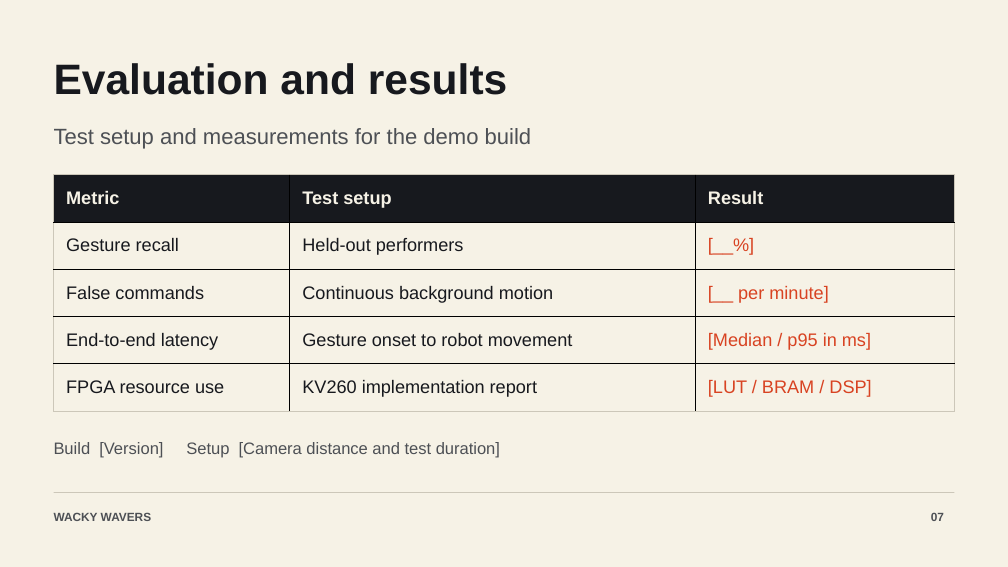
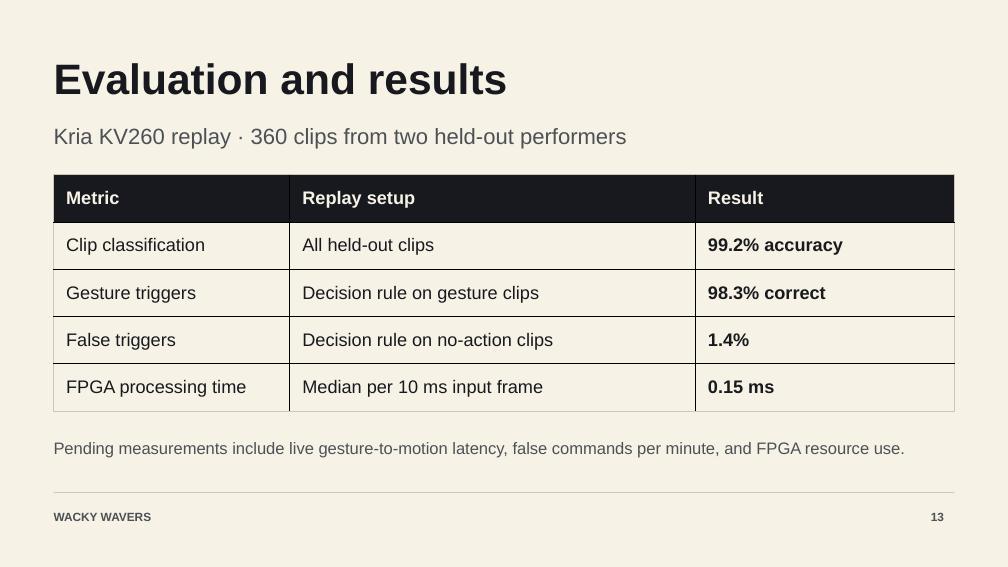
Before and after one commit to unbeschwert/go2-next-reflex, a slide deck: slide 13 of presentation/Wacky Wavers - Mantis Vision.pptx (slide 7 before the commit). Drawn at 1008x567 pixels with LibreOffice and Linux fonts; fonts in the diff are those of the drawing. Boxes give left, top, right and bottom in pixels: in the first picture for what was removed or moved away, otherwise in the second. Text is boxed around its words. In the diff, an @@ line names an element or a change of style, - is before the commit and + after.

```diff
--- a/presentation/Wacky Wavers - Mantis Vision.pptx
+++ b/presentation/Wacky Wavers - Mantis Vision.pptx
@@ text at (54,128,627,149): text changed @@
-Test setup and measurements for the demo build
+Kria KV260 replay · 360 clips from two held-out performers
@@ table at (54,175,954,411) @@
-row 1, column 2: Test setup
+row 1, column 2: Replay setup
-row 2: Gesture recall | Held-out performers | [__%]
+row 2: Clip classification | All held-out clips | 99.2% accuracy
-row 3: False commands | Continuous background motion | [__ per minute]
+row 3: Gesture triggers | Decision rule on gesture clips | 98.3% correct
-row 4: End-to-end latency | Gesture onset to robot movement | [Median / p95 in ms]
+row 4: False triggers | Decision rule on no-action clips | 1.4%
-row 5: FPGA resource use | KV260 implementation report | [LUT / BRAM / DSP]
+row 5: FPGA processing time | Median per 10 ms input frame | 0.15 ms
@@ text at (54,442,905,458): text changed @@
-Build [Version] Setup [Camera distance and test duration]
+Pending measurements include live gesture-to-motion latency, false commands per minute, and FPGA resource use.
@@ text at (931,513,944,521): text changed @@
-07
+13
```
Also in this commit, not shown: 6 other slides changed, 6 slides added, 13 other files.
